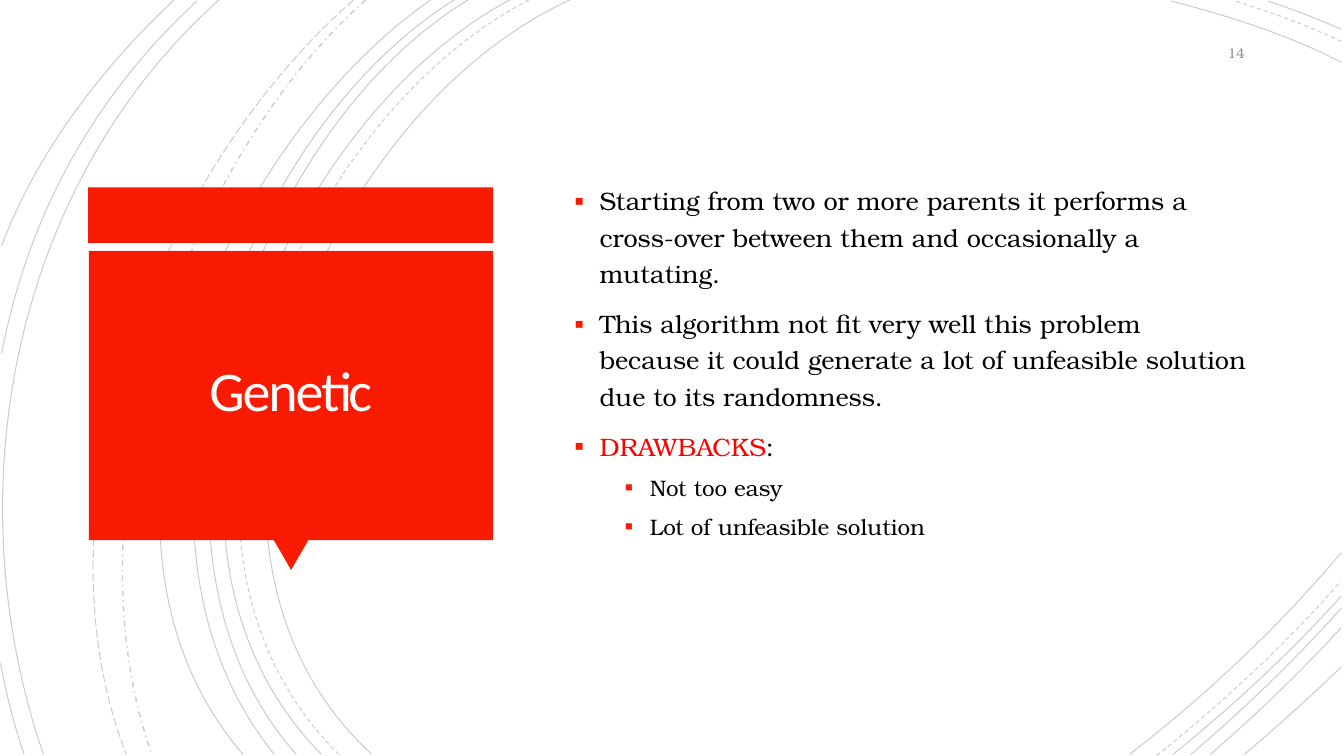
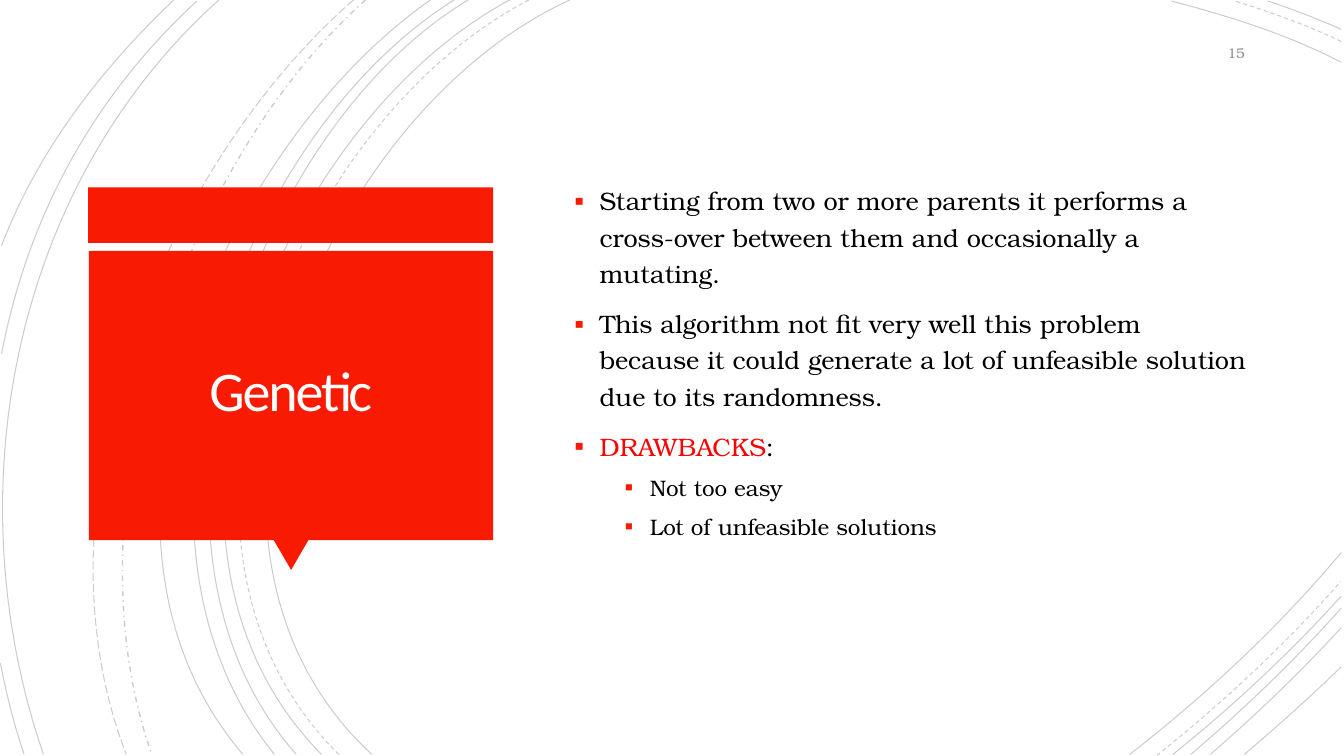
Before and after one commit to Jacopx/OMA_ExamTimeTable, a slide deck: slide 15 of PowerPoint/OMA-MZ_03-Presentation.pptx (slide 14 before the commit). Drawn at 1344x756 pixels with LibreOffice and Linux fonts; fonts in the diff are those of the drawing. Boxes give left, top, right and bottom in pixels: in the first picture for what was removed or moved away, otherwise in the second. Text is boxed around its words. In the diff, an @@ line names an element or a change of style, - is before the commit and + after.

```diff
--- a/PowerPoint/OMA-MZ_03-Presentation.pptx
+++ b/PowerPoint/OMA-MZ_03-Presentation.pptx
@@ page number at (x1=1228, y1=48, x2=1245, y2=58): text changed @@
-14
+15
@@ text at (x1=650, y1=518, x2=936, y2=536): text changed @@
-  ▪ Lot of unfeasible solution
+  ▪ Lot of unfeasible solutions
```
Also in this commit, not shown: 2 other slides changed, 3 slides added, 1 other file.
